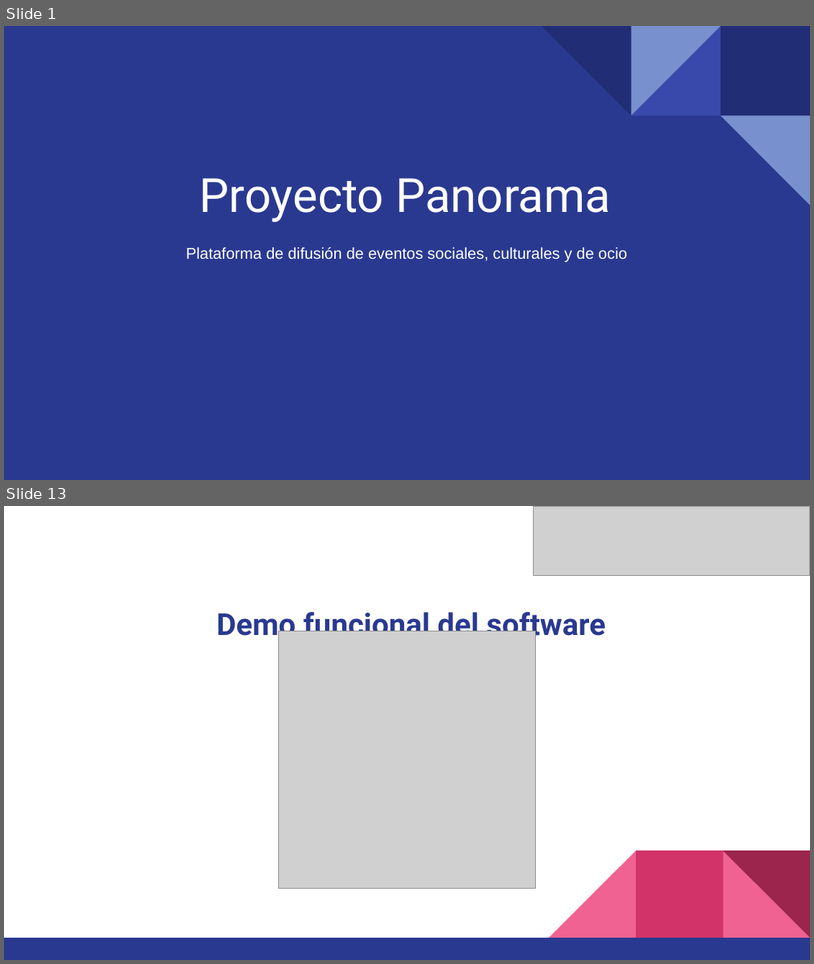
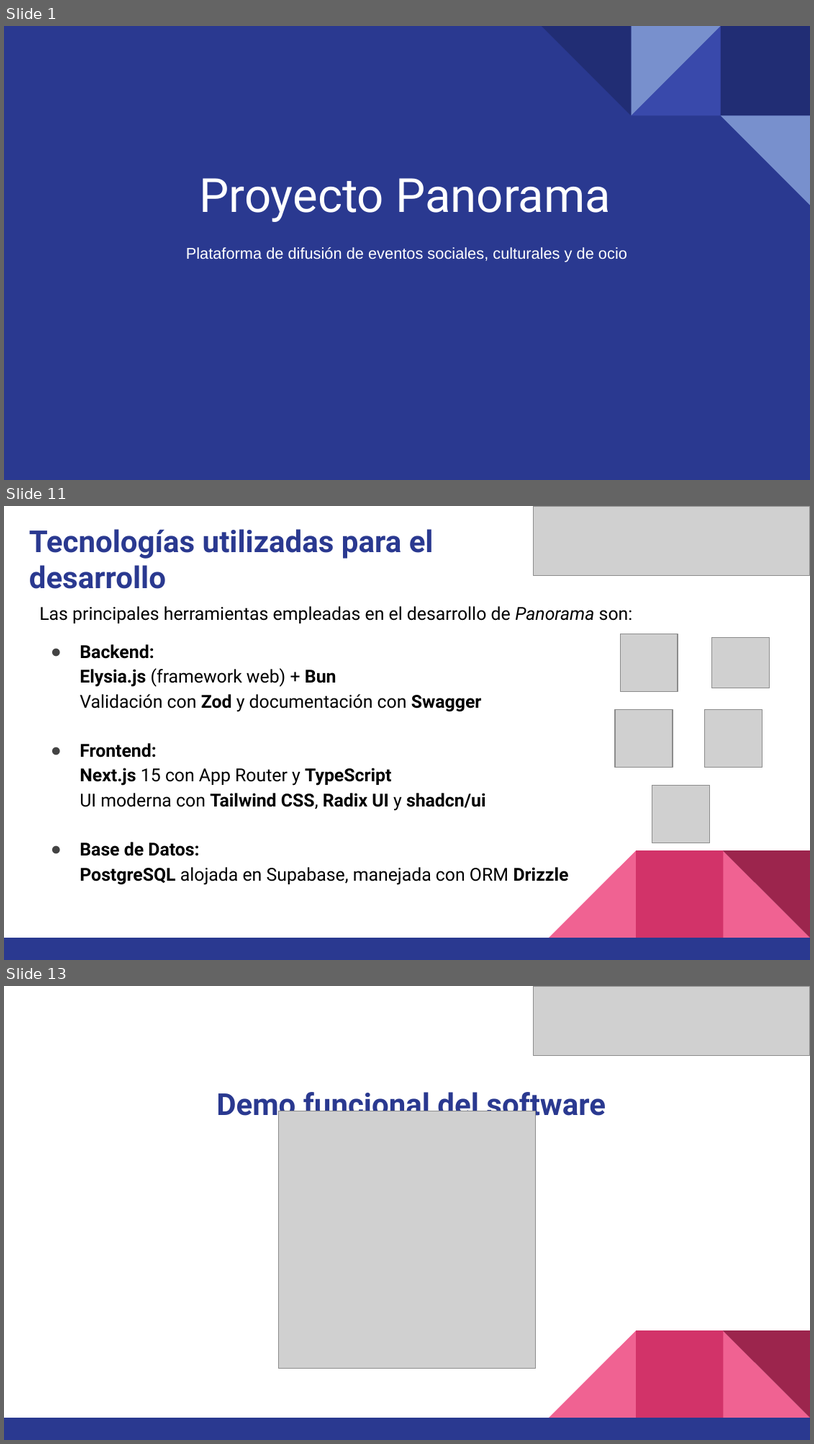
Before and after one commit to javegaf/Capstone, a slide deck: Fase 2/Evidencias Proyecto/Presentacion Proyecto.pptx. Shown one above the other, each under a label of ours: slides 1 and 13 before the commit, slides 1, 11 and 13 after it; the slides between them are not shown. The pictures are 814x964 and 814x1444 pixels, drawn with LibreOffice and Linux fonts; fonts in the diff are those of the drawing; grey boxes stand for pictures. Boxes give left, top, right and bottom in pixels: in the first picture for what was removed or moved away, otherwise in the second. Text is boxed around its words. In the diff, an @@ line names an element or a change of style, - is before the commit and + after.

```diff
--- a/Fase 2/Evidencias Proyecto/Presentacion Proyecto.pptx
+++ b/Fase 2/Evidencias Proyecto/Presentacion Proyecto.pptx
@@ slide 11 added at [4, 506, 810, 960], background #FFFFFF; not listed: 5 template elements that a slide beside it also shows @@
@@ picture added at [533, 506, 810, 575] @@
@@ title added at [29, 529, 434, 589], 27 pt, text #2A3990, bold @@
+Tecnologías utilizadas para el desarrollo
@@ text added at [39, 606, 633, 885], 16 pt, text #000000 @@
+Las principales herramientas empleadas en el desarrollo de Panorama son:
+● Backend:
+  Elysia.js (framework web) + Bun
+  Validación con Zod y documentación con Swagger
+● Frontend:
+  Next.js 15 con App Router y TypeScript
+  UI moderna con Tailwind CSS, Radix UI y shadcn/ui
+● Base de Datos:
+  PostgreSQL alojada en Supabase, manejada con ORM Drizzle
@@ picture added at [620, 633, 677, 690] @@
@@ picture added at [712, 638, 769, 688] @@
@@ picture added at [615, 709, 672, 767] @@
@@ picture added at [705, 709, 762, 767] @@
@@ picture added at [652, 785, 710, 842] @@
```
Also in this commit, not shown: 8 slides changed, 3 other slides added, 4 slides removed, 1 other file.
